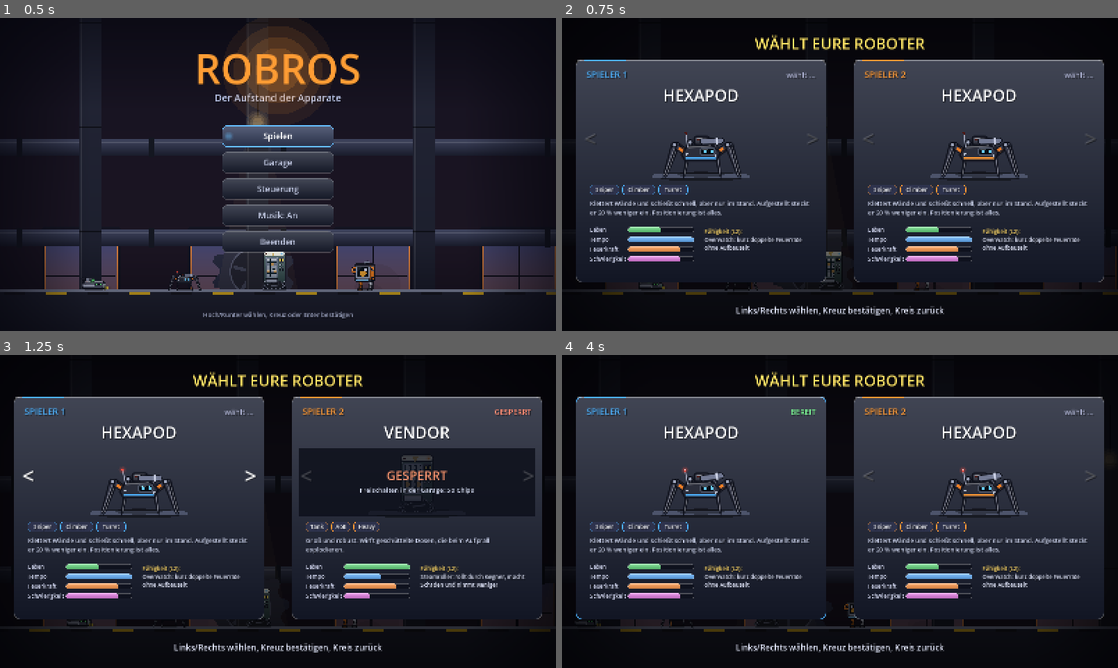
Above: before the commit, frames 1-4 (two rows, left to right).
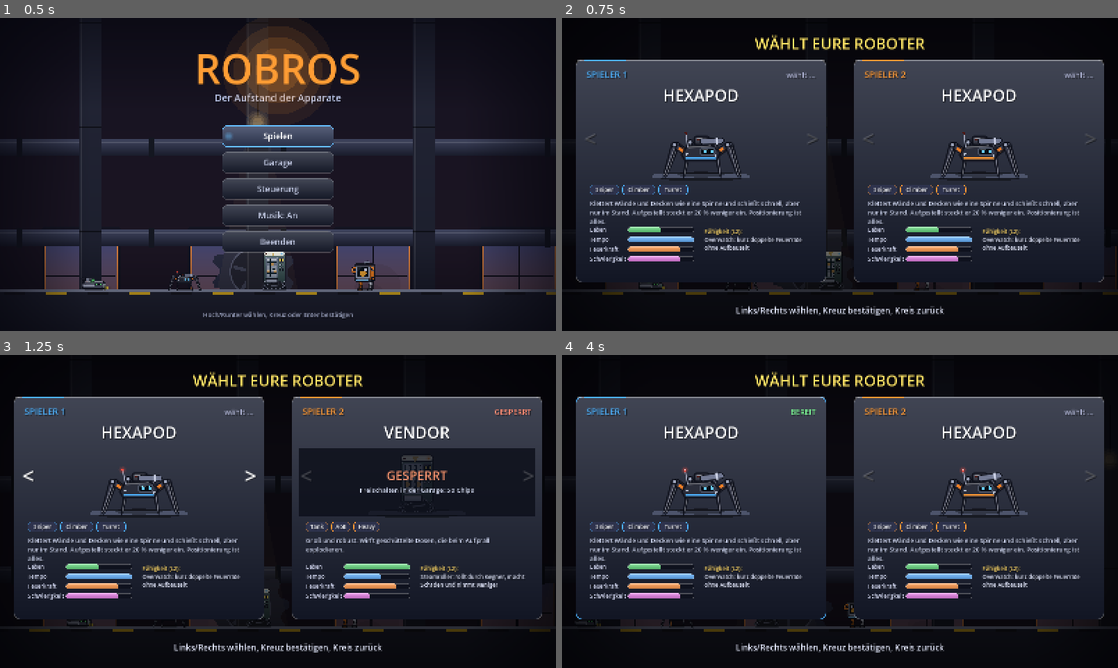
Above: after the commit, the same moments.

Repository: BearsinK/Ares
Game: Godot game, scene res://scenes/title.tscn
The game is run twice, just before and just after one commit, with the same random seed, the same clock (stepped at 60 frames per second) and the same inputs.
Inputs (mouse positions are in pixels of both pictures, inside the frame that each line leads up to):
- Up to frame 1 (0.5 s): no input
- Up to frame 2 (0.75 s): tap Enter (p1_confirm) at 0.5 s; move the mouse to (962, 158) at 0.52 s; hold D (p1_right) from 0.53 s (still down); tap Down (p2_down) at 0.6 s; click (962, 158) at 0.67 s
- Up to frame 3 (1.25 s): keep holding D (p1_right); tap Space (p1_jump) at 0.77, 1.07 s; tap Right (p2_right) at 0.8 s
- Up to frame 4 (4 s): move the mouse to (728, 527) at 1.27 s; tap Right (p2_right) at 1.35, 2.3, 3.8 s; tap Space (p1_jump) at 1.52, 1.82, 3.02, 3.32, 3.77 s; tap Down (p2_down) at 1.55, 3.05 s; move the mouse to (895, 442) at 2.02 s; release D (p1_right) at 2.03 s; hold A (p1_left) 2.03-2.78 s; tap E (p1_ability) at 2.1 s; move the mouse to (812, 574) at 2.77 s; hold D (p1_right) from 2.78 s (still down); tap Enter (p1_confirm) at 2.85 s; click (812, 574) at 2.92 s; move the mouse to (1006, 558) at 3.52 s; tap Shift (p1_dash) at 3.6 s

Frame 1 is identical in both runs. In frame 2, 1.5% of the frame differs, in the area x 5-95%, y 58-66%; in frame 3, 0.7%; in frame 4, 1.5%.

Commit message:
Hexapod klettert kopfueber unter Plattformen und der Hallendecke, schiesst haengend, Pose-Tafel erweitert
Co-Authored-By: Claude Sonnet 5.5 <noreply@anthropic.com>
Claude-Session: https://claude.ai/code/session_01LWfhWxkDekTWkUA5NKCt1X

Diff:
--- a/scripts/art/robot_art.gd
+++ b/scripts/art/robot_art.gd
@@ -9,8 +9,14 @@
 
 static func draw_player(c: CanvasItem, class_id: String, s: Dictionary, offset := Vector2.ZERO, zoom := 1.0) -> void:
 	var facing: float = s.facing
+	# Kopfueber an der Decke: halbe Drehung, die Blickrichtung wird dafuer gespiegelt.
+	var ceiling := float(s.get("ceiling", 0.0))
+	if ceiling > 0.5:
+		facing = -facing
 	var lean := clampf(float(s.vx) / 1100.0, -0.07, 0.07)
 	lean += float(s.get("tilt", 0.0))
+	if ceiling > 0.0:
+		lean = lerpf(lean, PI, ceiling)
 	var cling := float(s.get("cling", 0.0))
 	if cling > 0.0:
 		# An der Wand dreht sich der Koerper, der Bauch zeigt zur Wand.
@@ -35,9 +41,11 @@
 
 static func _local_aim(s: Dictionary) -> Vector2:
 	# Aufgehaengt an der Wand ist der Koerper gedreht: Zielrichtung in dessen Raum umrechnen.
-	var angle := lerpf(0.0, float(s.get("rot", 0.0)), float(s.get("cling", 0.0)))
+	var ceiling := float(s.get("ceiling", 0.0))
+	var angle := lerpf(0.0, float(s.get("rot", 0.0)), float(s.get("cling", 0.0))) + PI * ceiling
 	var turned: Vector2 = Vector2(s.aim).rotated(-angle)
-	return Vector2(turned.x * float(s.facing), turned.y)
+	var facing := float(s.facing) * (-1.0 if ceiling > 0.5 else 1.0)
+	return Vector2(turned.x * facing, turned.y)
 
 
 static func _nozzle(c: CanvasItem, from: Vector2, direction: Vector2, length: float, width: float, color: Color, glow_color: Color, firing: float) -> void:
@@ -167,17 +175,20 @@
 	var overdrive := float(s.get("overdrive", 0.0))
 	var climb := float(s.get("climb", 0.0))
 	var firing := float(s.firing)
-	var wall_blend := float(s.get("cling", 0.0))
+	var wall_blend := maxf(float(s.get("cling", 0.0)), float(s.get("ceiling", 0.0)))
 	if wall_blend < 0.5:
 		Art.shadow(c, Vector2(0, 23), 28.0 + 3.0 * deploy, 3.5)
 
 	var cling := float(s.get("cling", 0.0))
 	var down := float(s.get("down", 1.0 if downed else 0.0))
 	var on_wall := cling > 0.5
-	var speed_factor := clampf(absf(float(s.vx)) / 300.0, 0.0, 1.0) if bool(s.grounded) else 0.0
+	var on_ceiling := float(s.get("ceiling", 0.0)) > 0.5
+	var speed_factor := clampf(absf(float(s.vx)) / 300.0, 0.0, 1.0) if (bool(s.grounded) or on_ceiling) else 0.0
 	if on_wall:
 		speed_factor = clampf(absf(float(s.get("vy", 0.0))) / 300.0, 0.0, 1.0)
 	var walk := float(s.walk) if not on_wall else climb
+	if on_ceiling:
+		walk = float(s.walk)
 	# Koerperhaltung: atmet im Stand, wippt im Gang, senkt sich beim Aufstellen,
 	# federt beim Schuss zurueck, zittert bei Treffern und sackt ein, wenn er ausgeschaltet ist
 	# (und steht beim Wiederbeleben wieder auf).
@@ -203,7 +214,7 @@
 			var foot := Vector2(knee.x + fx, 23.0)
 			var color := Color(0.14, 0.15, 0.2) if far else Color(0.24, 0.25, 0.32)
 			var stab := 0.0
-			if not bool(s.grounded) and not on_wall:
+			if not bool(s.grounded) and not on_wall and not on_ceiling:
 				knee = hip + Vector2(kx * 0.8, -float(knee_rise[i]) - 2.0)
 				foot = Vector2(knee.x + fx * 0.5, 17.0 + sin(t * 4.0 + i) * 0.8)
 			else:
--- a/scripts/game/main.gd
+++ b/scripts/game/main.gd
@@ -624,6 +624,10 @@
 	shape.one_way_collision_margin = 10.0
 	body.add_child(shape)
 
+	# Unterseiten, an denen der Hexapod haengen kann (Plattformen und Decke).
+	if kind == "platform" or kind == "ceiling":
+		body.add_to_group("ceilings")
+		body.set_meta("rect", rect)
 	var art := BlockArt.new()
 	art.kind = kind
 	art.size = rect.size
--- a/scripts/game/player.gd
+++ b/scripts/game/player.gd
@@ -116,6 +116,9 @@
 var _climb_phase := 0.0
 var _step_acc := 0.0
 var _cling_amount := 0.0
+var _ceiling := false
+var _ceiling_amount := 0.0
+var _ceiling_cooldown := 0.0
 var _coin_flash := 0.0
 var _down_amount := 0.0
 
@@ -213,6 +216,7 @@
 	if hp <= 0.0:
 		hp = 0.0
 		downed = true
+		_ceiling = false
 		revive_progress = 0.0
 		shake_charge = 0.0
 		_lob_charging = false
@@ -304,7 +308,7 @@
 	move_and_slide()
 	if belt_push != 0.0 and is_on_floor():
 		move_and_collide(Vector2(belt_push * delta, 0.0))
-	var still := (is_on_floor() and absf(velocity.x) < 30.0) or (_clinging and absf(velocity.y) < 30.0)
+	var still := ((is_on_floor() or _ceiling) and absf(velocity.x) < 30.0) or (_clinging and absf(velocity.y) < 30.0)
 	if still and _dash_time_left <= 0.0 and not hook_active:
 		_stand_time += delta
 	else:
@@ -365,6 +369,7 @@
 		_deployed_flag = false
 
 	_cling_amount = move_toward(_cling_amount, 1.0 if _clinging else 0.0, delta * 7.0)
+	_ceiling_amount = move_toward(_ceiling_amount, 1.0 if _ceiling else 0.0, delta * 8.0)
 	_down_amount = move_toward(_down_amount, 1.0 if downed else 0.0, delta * (3.0 if downed else 2.2))
 	if _clinging:
 		_climb_phase += velocity.y * delta * 0.045
@@ -395,7 +400,7 @@
 	_happy_timer = maxf(0.0, _happy_timer - delta)
 	var arm_target := 1.0 if (Input.is_action_pressed(_prefix + "fire") or _fire_flash > 0.05) and not downed else 0.0
 	_arm_deploy = move_toward(_arm_deploy, arm_target, delta * 8.0)
-	_walk_phase += velocity.x * facing * delta * 0.12 if is_on_floor() or _clinging else 0.0
+	_walk_phase += velocity.x * facing * delta * 0.12 if is_on_floor() or _clinging or _ceiling else 0.0
 
 	if dash_charges < dash_max():
 		_dash_recharge += delta
@@ -435,6 +440,8 @@
 	var down := Input.get_axis(_prefix + "up", _prefix + "down")
 	var accel: float = stats.accel if on_floor else stats.air_accel
 
+	if stats.get("wall_climb", false) and _process_ceiling(delta, move, down):
+		return
 	if stats.get("wall_climb", false) and _process_climb(move, down):
 		return
 	if _slamming:
@@ -502,6 +509,49 @@
 
 ## Wandklettern (Hexapod): Gegen die Wand druecken haelt ihn fest, hoch/runter klettert.
 ## Gibt true zurueck, wenn die Bewegung dieses Frames damit erledigt ist.
+## Unterseite einer Plattform oder der Decke direkt ueber dem Kopf (leer, wenn keine in Reichweite).
+func _ceiling_above() -> Dictionary:
+	var size: Vector2 = stats.size
+	var head_y: float = global_position.y - size.y * 0.5
+	for body in get_tree().get_nodes_in_group("ceilings"):
+		var rect: Rect2 = body.get_meta("rect")
+		var bottom := rect.end.y
+		if global_position.x < rect.position.x + 6.0 or global_position.x > rect.end.x - 6.0:
+			continue
+		# Der Spieler muss unter der Platte sein (Mitte darunter) und der Kopf nahe an der Unterseite.
+		if global_position.y > bottom and absf(head_y - bottom) < 24.0:
+			return {"y": bottom, "rect": rect}
+	return {}
+
+
+## Deckenklettern (Hexapod): Hoch gedrueckt haelt er sich an der Unterseite fest, laeuft dort
+## kopfueber entlang und laesst sich mit Runter oder Sprung fallen.
+func _process_ceiling(delta: float, move: float, vertical: float) -> bool:
+	_ceiling_cooldown = maxf(0.0, _ceiling_cooldown - delta)
+	var info := _ceiling_above()
+	if _ceiling:
+		if info.is_empty() or vertical > 0.3 or _jump_buffer > 0.0 or _dash_time_left > 0.0:
+			_ceiling = false
+			_ceiling_cooldown = 0.3
+			if _jump_buffer > 0.0:
+				_jump_buffer = 0.0
+			velocity = Vector2(velocity.x * 0.5, 140.0)
+			return false
+	elif vertical < -0.4 and _ceiling_cooldown <= 0.0 and not info.is_empty() and velocity.y < 400.0 and _dash_time_left <= 0.0:
+		_ceiling = true
+		_clinging = false
+		_air_jumps_left = fw("double_jump")
+		Sfx.play("deploy", 0.05)
+		_puff(Vector2(0.0, -float(stats.size.y) * 0.5), 3, 80.0)
+	else:
+		return false
+	global_position.y = float(info.y) + float(stats.size.y) * 0.5 + 1.0
+	velocity.y = 0.0
+	if _wall_lock <= 0.0:
+		velocity.x = move_toward(velocity.x, move * move_speed() * 0.85, float(stats.accel) * delta)
+	return true
+
+
 func _process_climb(move: float, vertical: float) -> bool:
 	if _wall_lock > 0.0 or _slamming:
 		_clinging = false
@@ -594,6 +644,8 @@
 	if dir.length() < AIM_THRESHOLD:
 		dir = Vector2(facing, 0.0)
 	_dash_dir = dir.normalized()
+	_ceiling = false
+	_ceiling_cooldown = 0.3
 	_dash_time_left = DASH_TIME
 	dash_charges -= 1
 	iframes = maxf(iframes, DASH_IFRAMES)
@@ -757,7 +809,7 @@
 	# Kletternder Spinnenroboter dreht sich mit dem Bauch zur Wand.
 	var cling_rotation := -_cling_dir * PI / 2.0 * _cling_amount if bool(stats.get("wall_climb", false)) else 0.0
 	return {
-		"cling": _cling_amount, "rot": cling_rotation, "down": _down_amount, "vy": velocity.y,
+		"ceiling": _ceiling_amount, "cling": _cling_amount, "rot": cling_rotation, "down": _down_amount, "vy": velocity.y,
 		"squash": squash, "deploy": _deploy_amount, "recoil": _recoil, "heat": _heat, "climb": _climb_phase,
 		"hurt": _hurt_timer / 0.45, "downed": downed, "overdrive": 1.0 if ability.is_active() else 0.0,
 		"coin": _coin_flash, "low": clampf((0.3 - hp / max_health()) / 0.3, 0.0, 1.0) if not downed else 0.0, "tilt": tilt,
@@ -870,4 +922,10 @@
 ## Position des Waffenansatzes relativ zum Koerpermittelpunkt (beruecksichtigt die Blickrichtung).
 func _muzzle_offset() -> Vector2:
 	var muzzle: Vector2 = stats.muzzle
-	return Vector2(muzzle.x * facing, muzzle.y)
+	var local := Vector2(muzzle.x * facing, muzzle.y)
+	if _ceiling:
+		# Kopfueber sitzt das Geschuetz unten am Koerper.
+		return Vector2(muzzle.x * facing, -muzzle.y)
+	if _clinging:
+		return local.rotated(-_cling_dir * PI / 2.0)
+	return local
--- a/scripts/game/ui_kit.gd
+++ b/scripts/game/ui_kit.gd
@@ -13,7 +13,7 @@
 	},
 	"hexapod": {
 		"tags": ["Sniper", "Climber", "Turret"],
-		"blurb": "Klettert Wände und schießt schnell, aber nur im Stand. Aufgestellt steckt er 20 % weniger ein. Positionierung ist alles.",
+		"blurb": "Klettert Wände und Decken wie eine Spinne und schießt schnell, aber nur im Stand. Aufgestellt steckt er 20 % weniger ein. Positionierung ist alles.",
 		"ability": "Overwatch: kurz doppelte Feuerrate ohne Aufbauzeit",
 		"damage": 4, "difficulty": 4,
 	},
--- a/tests/hexapod_test.gd
+++ b/tests/hexapod_test.gd
@@ -151,6 +151,7 @@
 	await _frames(30)
 	_check(hexapod.global_position.y < 690.0 and hexapod.is_on_floor(), "Hexapod klettert den Schacht hoch und steht oben (y=%.0f)" % hexapod.global_position.y)
 
+	await _ceiling()
 	await _polish()
 	print("Fertig, Fehler: ", failures)
 	get_tree().quit(failures)
@@ -208,3 +209,61 @@
 		await get_tree().physics_frame
 		saw_squash = saw_squash or hexapod._land_squash > 0.3
 	_check(saw_squash, "Nach einem Fall staucht sich der Hexapod beim Landen")
+
+
+func _ceiling() -> void:
+	hexapod.revive(1.0)
+	hexapod.weapon_index = 0
+	# Unter einer Plattform festhalten (Plattform 1000..2100 bei y 1100..1124).
+	_place(hexapod, Vector2(1500.0, 1150.0))
+	await _frames(2)
+	Input.action_press("p2_up")
+	await _frames(20)
+	_check(hexapod._ceiling and absf(hexapod.global_position.y - (1124.0 + 23.0 + 1.0)) < 2.0, "Hexapod haelt sich unter der Plattform fest (y=%.0f)" % hexapod.global_position.y)
+	_check(hexapod._ceiling_amount > 0.9 and absf(float(hexapod._art_state().ceiling)) > 0.9, "Kopfueber: Zeichenzustand zeigt die Decke")
+	# Er bleibt haengen und laeuft kopfueber entlang.
+	var y0 := hexapod.global_position.y
+	await _frames(30)
+	_check(absf(hexapod.global_position.y - y0) < 1.0, "Haengend faellt er nicht")
+	var x0 := hexapod.global_position.x
+	Input.action_press("p2_right")
+	await _frames(40)
+	_check(hexapod._ceiling and hexapod.global_position.x > x0 + 80.0, "Er laeuft kopfueber entlang (%d px)" % (hexapod.global_position.x - x0))
+	Input.action_release("p2_right")
+	# Haengend im Stand ist er aufgestellt und kann schiessen.
+	await _frames(30)
+	_check(hexapod.is_deployed() and hexapod._can_fire("turret"), "Haengend im Stand ist das Geschuetz bereit")
+	# Runter laesst ihn fallen.
+	Input.action_release("p2_up")
+	Input.action_press("p2_down")
+	await _frames(25)
+	Input.action_release("p2_down")
+	_check(not hexapod._ceiling and hexapod.global_position.y > y0 + 20.0, "Runter loest ihn von der Decke")
+	# Ohne Hoch-Taste greift er nicht.
+	_place(hexapod, Vector2(1500.0, 1150.0))
+	await _frames(10)
+	_check(not hexapod._ceiling, "Ohne Hoch haelt er sich nicht fest")
+	# Am Plattformrand faellt er herunter.
+	_place(hexapod, Vector2(1500.0, 1150.0))
+	Input.action_press("p2_up")
+	await _frames(10)
+	Input.action_press("p2_right")
+	await _frames(240)
+	Input.action_release("p2_right")
+	Input.action_release("p2_up")
+	_check(not hexapod._ceiling, "Am Ende der Plattform loest er sich")
+	# Die Hallendecke geht auch.
+	_place(hexapod, Vector2(800.0, 40.0))
+	Input.action_press("p2_up")
+	await _frames(15)
+	Input.action_release("p2_up")
+	_check(hexapod._ceiling and hexapod.global_position.y < 30.0, "Auch an der Hallendecke haelt er sich fest (y=%.0f)" % hexapod.global_position.y)
+	Input.action_press("p2_down")
+	await _frames(15)
+	Input.action_release("p2_down")
+	# Roomba kann das nicht.
+	_place(roomba, Vector2(1500.0, 1140.0))
+	Input.action_press("p1_up")
+	await _frames(20)
+	Input.action_release("p1_up")
+	_check(not roomba._ceiling, "Nur der Hexapod klettert an Decken")
--- a/tests/pose_sheet.gd
+++ b/tests/pose_sheet.gd
@@ -10,7 +10,7 @@
 		"facing": 1.0, "aim": Vector2(1, -0.15), "t": 1.0, "vx": 0.0, "walk": 0.0, "grounded": true,
 		"clinging": false, "cling_dir": 0.0, "planted": false, "mood": "normal", "firing": 0.0, "charge": 0.0, "arm": 0.0,
 		"weapon_color": Color(0.8, 0.92, 1.0), "accent": Color(0.3, 0.7, 1.0), "eye_color": Color(0.4, 0.8, 1.0),
-		"cling": 0.0, "rot": 0.0, "down": 0.0, "coin": 0.0, "low": 0.0, "tilt": 0.0, "vy": 0.0, "deploy": 0.0, "recoil": 0.0, "heat": 0.0, "climb": 0.0, "hurt": 0.0, "downed": false, "overdrive": 0.0, "squash": Vector2.ONE,
+		"cling": 0.0, "ceiling": 0.0, "rot": 0.0, "down": 0.0, "coin": 0.0, "low": 0.0, "tilt": 0.0, "vy": 0.0, "deploy": 0.0, "recoil": 0.0, "heat": 0.0, "climb": 0.0, "hurt": 0.0, "downed": false, "overdrive": 0.0, "squash": Vector2.ONE,
 	}
 
 
@@ -51,6 +51,8 @@
 		["Landung", {"squash": Vector2(1.18, 0.78)}],
 		["Klettern 1", {"clinging": true, "cling_dir": 1.0, "climb": 0.0, "cling": 1.0, "rot": -PI / 2.0, "vy": -300.0, "grounded": false}],
 		["Klettern 2", {"clinging": true, "cling_dir": 1.0, "climb": 2.0, "cling": 1.0, "rot": -PI / 2.0, "vy": -300.0, "grounded": false}],
+		["Decke", {"ceiling": 1.0, "grounded": false, "aim": Vector2(0.4, 1.0)}],
+		["Decke Lauf", {"ceiling": 1.0, "grounded": false, "vx": 200.0, "walk": 3.0, "aim": Vector2(0.4, 1.0)}],
 		["Aufstehen", {"mood": "happy", "down": 0.5, "downed": false}],
 		["Treffer", {"mood": "hurt", "hurt": 1.0}],
 		["Am Boden", {"mood": "dead", "downed": true, "down": 1.0}],
Not shown, changed: README.md
